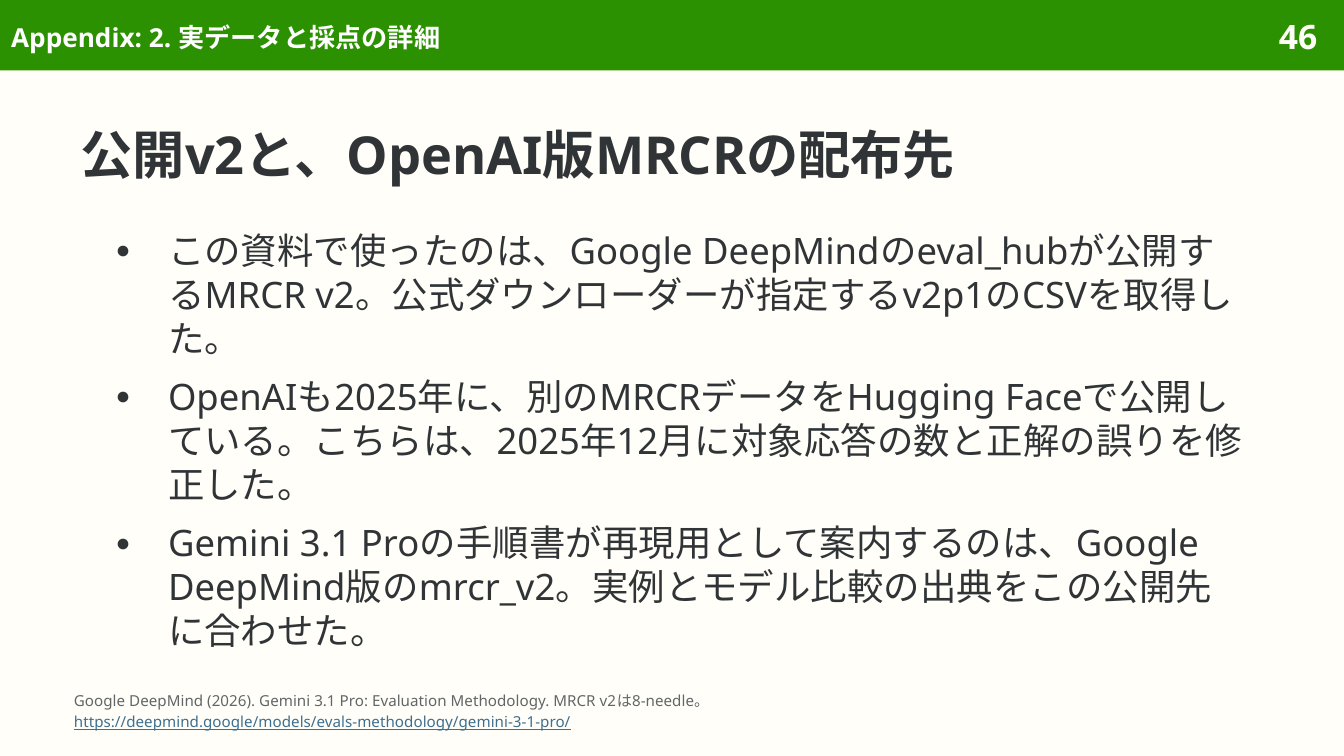
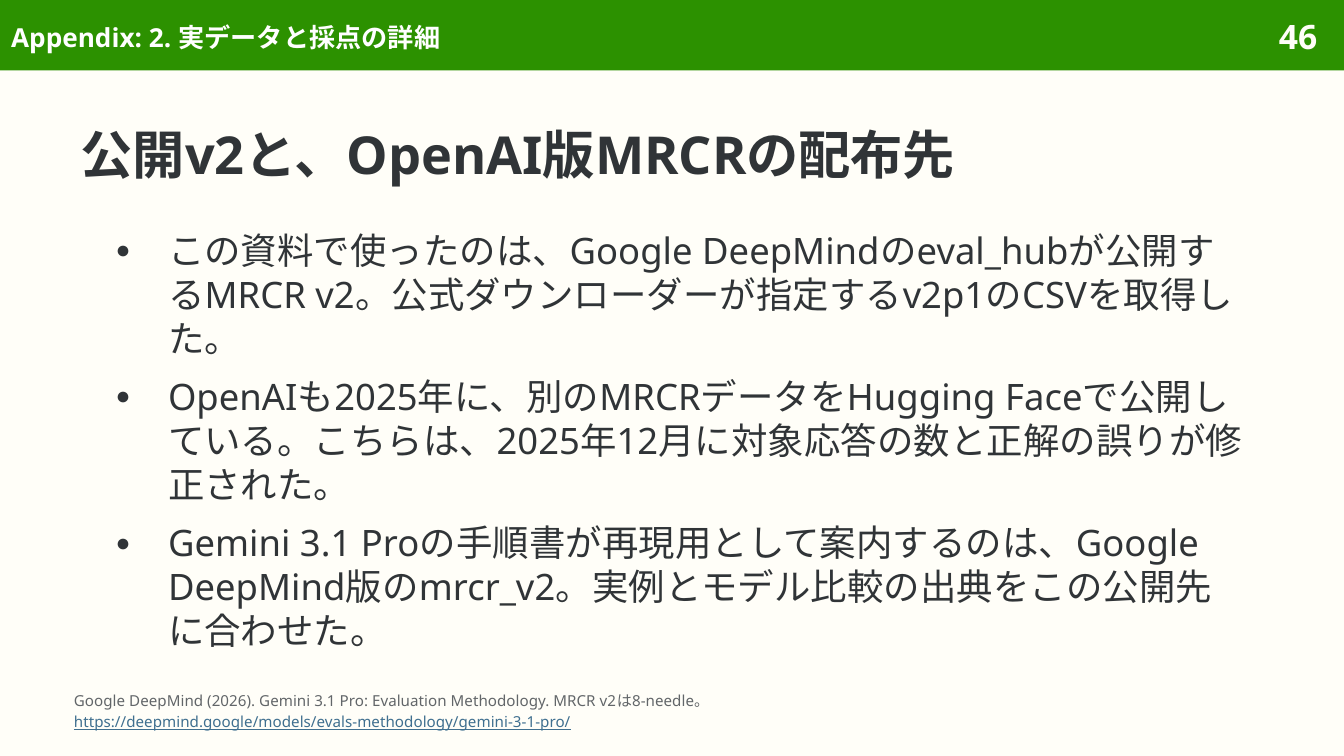
Before and after one commit to sasakiy84/datasets-in-10-minutes, a slide deck: slide 46 of slides/datasets-in-10-minutes-mrcr-v2.pptx. Drawn at 1344x756 pixels with LibreOffice and Linux fonts; fonts in the diff are those of the drawing. Boxes give left, top, right and bottom in pixels: in the first picture for what was removed or moved away, otherwise in the second. Text is boxed around its words. In the diff, an @@ line names an element or a change of style, - is before the commit and + after.

```diff
--- a/slides/datasets-in-10-minutes-mrcr-v2.pptx
+++ b/slides/datasets-in-10-minutes-mrcr-v2.pptx
@@ text at [168, 379, 1242, 500]: text changed @@
-● OpenAIも2025年に、別のMRCRデータをHugging Faceで公開している。こちらは、2025年12月に対象応答の数と正解の誤りを修正した。
+● OpenAIも2025年に、別のMRCRデータをHugging Faceで公開している。こちらは、2025年12月に対象応答の数と正解の誤りが修正された。
```
Also in this commit, not shown: 21 other slides changed, 7 other files.
